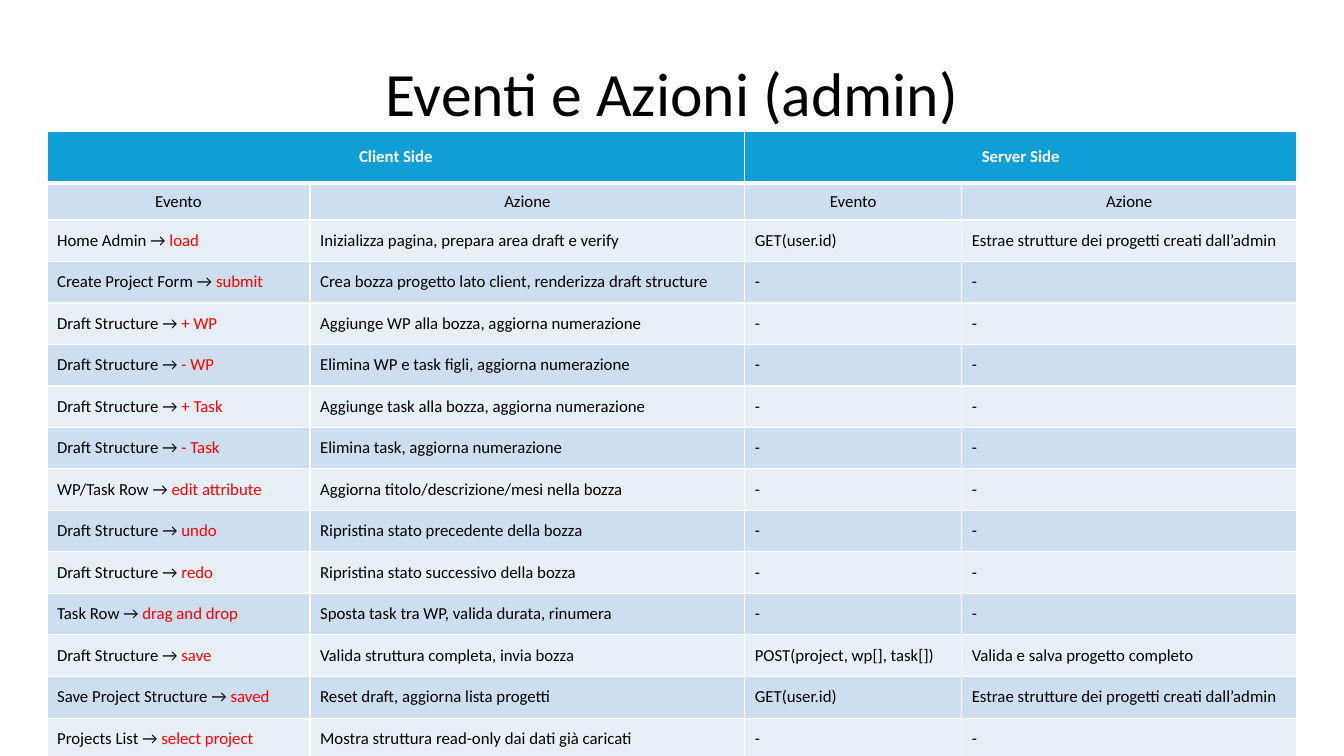
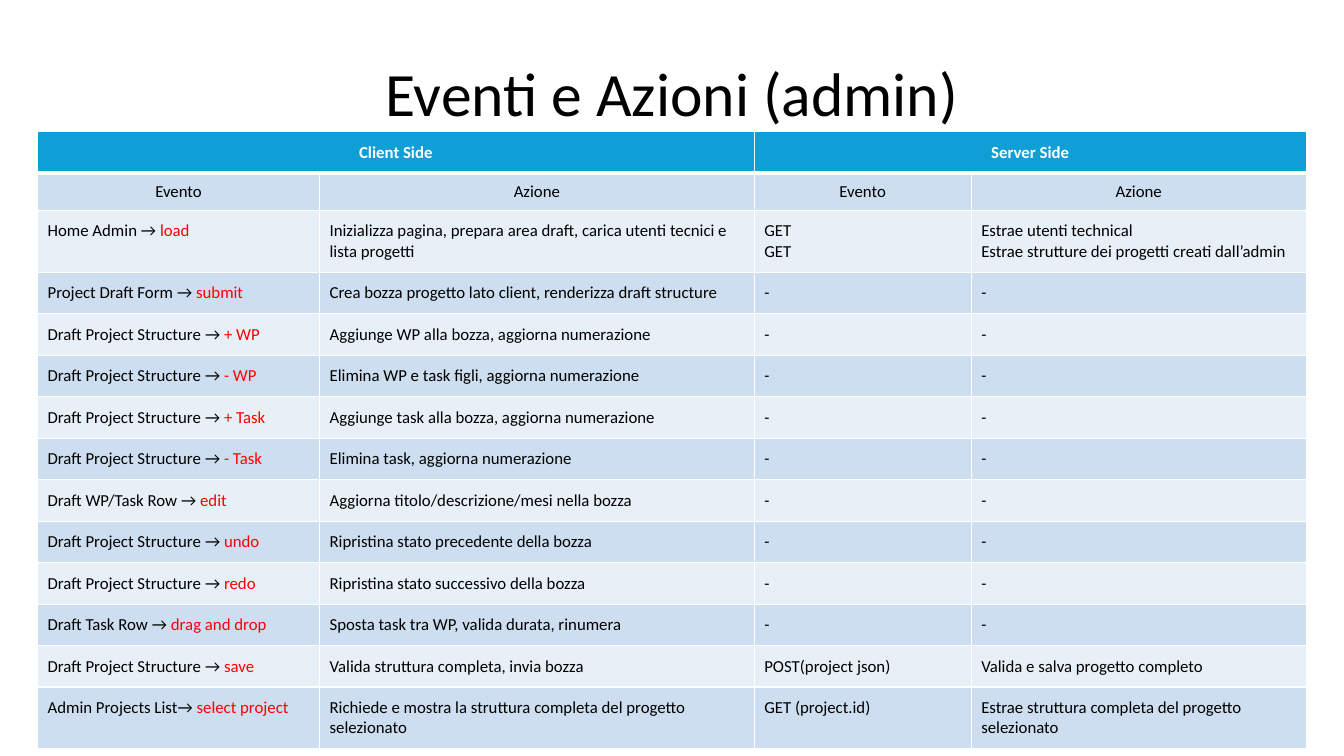
Before and after one commit to gilbertobrambilla/tiw-2026-html, a slide deck: slide 41 of docs/TIW_documentazione.pptx (slide 39 before the commit). Drawn at 1344x756 pixels with LibreOffice and Linux fonts; fonts in the diff are those of the drawing. Boxes give left, top, right and bottom in pixels: in the first picture for what was removed or moved away, otherwise in the second. Text is boxed around its words. In the diff, an @@ line names an element or a change of style, - is before the commit and + after.

```diff
--- a/docs/TIW_documentazione.pptx
+++ b/docs/TIW_documentazione.pptx
@@ table at <box>37,132,1306,745</box> @@
-row 3: Home Admin → load | Inizializza pagina, prepara area draft e verify | GET(user.id) | Estrae strutture dei progetti creati dall’admin
-row 4: Create Project Form → submit | Crea bozza progetto lato client, renderizza draft structure | - | -
-row 5: Draft Structure → + WP | Aggiunge WP alla bozza, aggiorna numerazione | - | -
-row 6: Draft Structure → - WP | Elimina WP e task figli, aggiorna numerazione | - | -
-row 7: Draft Structure → + Task | Aggiunge task alla bozza, aggiorna numerazione | - | -
-row 8: Draft Structure → - Task | Elimina task, aggiorna numerazione | - | -
-row 9: WP/Task Row → edit attribute | Aggiorna titolo/descrizione/mesi nella bozza | - | -
-row 10: Draft Structure → undo | Ripristina stato precedente della bozza | - | -
-row 11: Draft Structure → redo | Ripristina stato successivo della bozza | - | -
-row 12: Task Row → drag and drop | Sposta task tra WP, valida durata, rinumera | - | -
-row 13: Draft Structure → save | Valida struttura completa, invia bozza | POST(project, wp[], task[]) | Valida e salva progetto completo
-row 14: Save Project Structure → saved | Reset draft, aggiorna lista progetti | GET(user.id) | Estrae strutture dei progetti creati dall’admin
-row 15: Projects List → select project | Mostra struttura read-only dai dati già caricati | - | -
+row 3: Home Admin → load | Inizializza pagina, prepara area draft, carica utenti tecnici e lista progetti | GET / GET | Estrae utenti technical / Estrae strutture dei progetti creati dall’admin
+row 4: Project Draft Form → submit | Crea bozza progetto lato client, renderizza draft structure | - | -
+row 5: Draft Project Structure → + WP | Aggiunge WP alla bozza, aggiorna numerazione | - | -
+row 6: Draft Project Structure → - WP | Elimina WP e task figli, aggiorna numerazione | - | -
+row 7: Draft Project Structure → + Task | Aggiunge task alla bozza, aggiorna numerazione | - | -
+row 8: Draft Project Structure → - Task | Elimina task, aggiorna numerazione | - | -
+row 9: Draft WP/Task Row → edit | Aggiorna titolo/descrizione/mesi nella bozza | - | -
+row 10: Draft Project Structure → undo | Ripristina stato precedente della bozza | - | -
+row 11: Draft Project Structure → redo | Ripristina stato successivo della bozza | - | -
+row 12: Draft Task Row → drag and drop | Sposta task tra WP, valida durata, rinumera | - | -
+row 13: Draft Project Structure → save | Valida struttura completa, invia bozza | POST(project json) | Valida e salva progetto completo
+row 14: Admin Projects List→ select project | Richiede e mostra la struttura completa del progetto selezionato | GET (project.id) | Estrae struttura completa del progetto selezionato
@@ table: place and size @@
-table at <box>47,131,1297,756</box>
+table at <box>37,132,1306,745</box>
```
Also in this commit, not shown: 18 other slides changed, 4 slides added, 2 slides removed.
